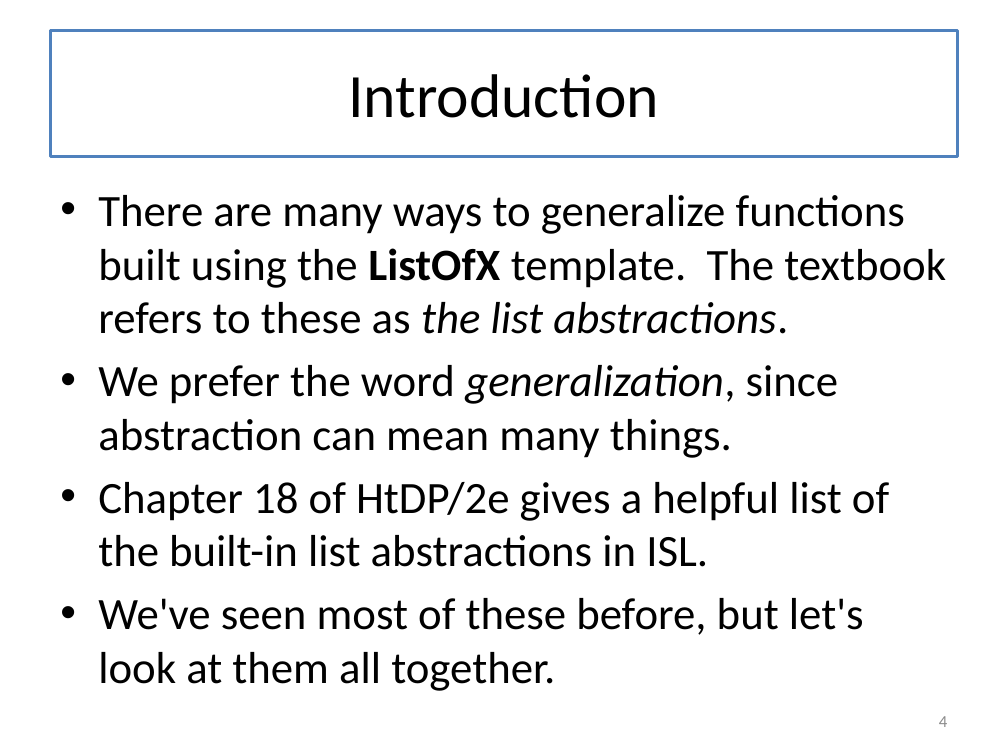
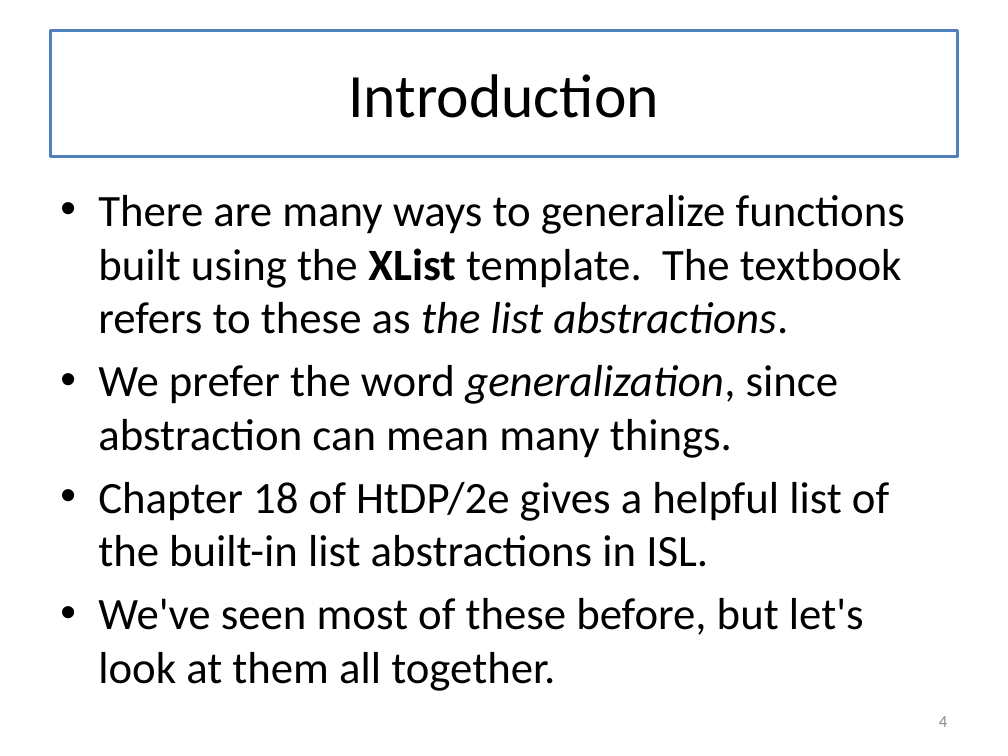
Before and after one commit to mwand/cs5010f17, a slide deck: slide 4 of Slides/Lesson 6.5 Rewriting Your Function Using Map and Foldr.pptx. Drawn at 1008x756 pixels with LibreOffice and Linux fonts; fonts in the diff are those of the drawing. Boxes give left, top, right and bottom in pixels: in the first picture for what was removed or moved away, otherwise in the second. Text is boxed around its words. In the diff, an @@ line names an element or a change of style, - is before the commit and + after.

```diff
--- a/Slides/Lesson 6.5 Rewriting Your Function Using Map and Foldr.pptx
+++ b/Slides/Lesson 6.5 Rewriting Your Function Using Map and Foldr.pptx
@@ text at box(98, 195, 905, 334): text changed @@
-• There are many ways to generalize functions built using the ListOfX template. The textbook refers to these as the list abstractions.
+• There are many ways to generalize functions built using the XList template. The textbook refers to these as the list abstractions.
```
Also in this commit, not shown: 20 other slides changed, 8 other files.
